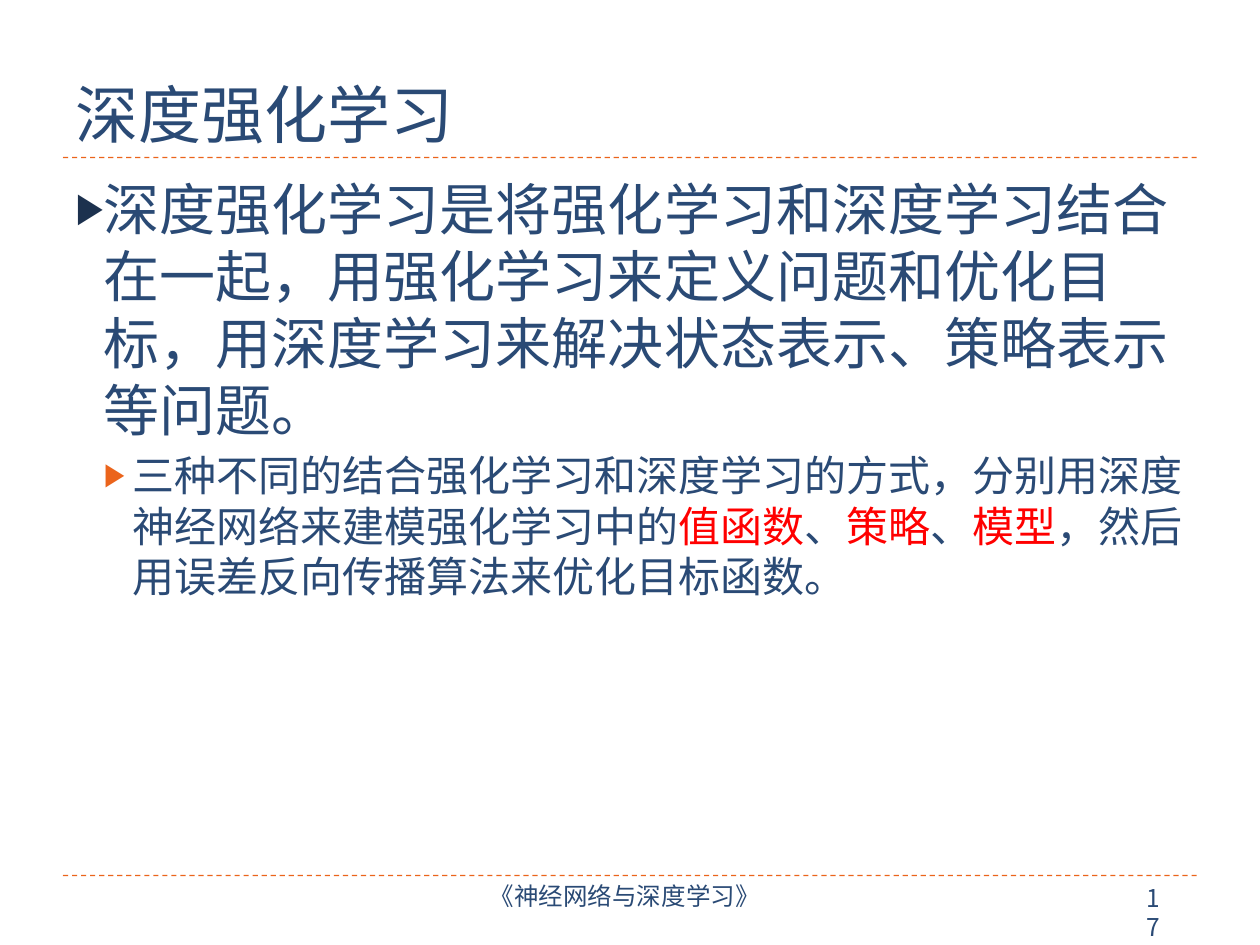
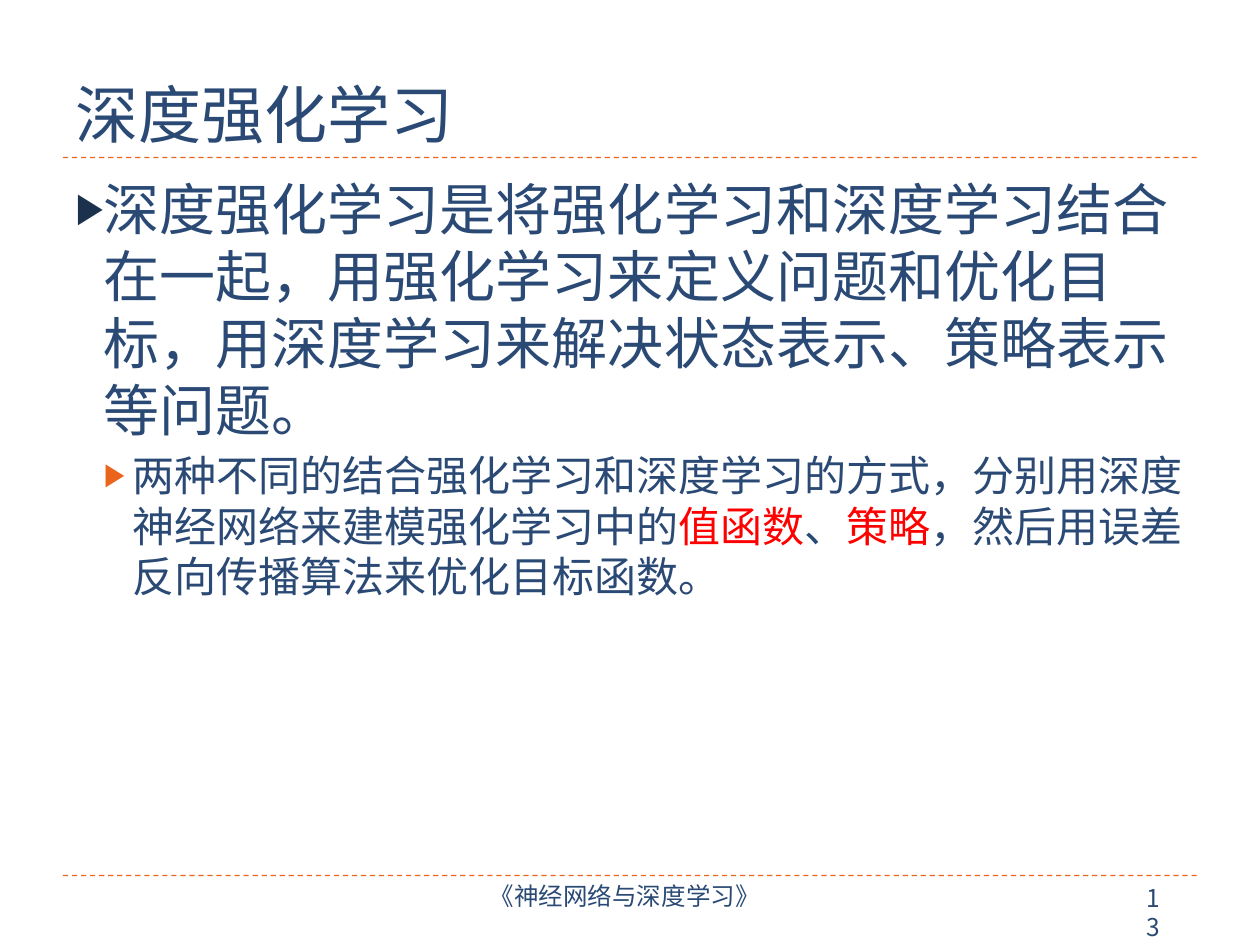
Before and after one commit to nndl/nndl.github.io, a slide deck: slide 13 of ppt/chap-深度强化学习.pptx (slide 17 before the commit). Drawn at 1260x945 pixels with LibreOffice and Linux fonts; fonts in the diff are those of the drawing. Boxes give left, top, right and bottom in pixels: in the first picture for what was removed or moved away, otherwise in the second. Text is boxed around its words. In the diff, an @@ line names an element or a change of style, - is before the commit and + after.

```diff
--- a/ppt/chap-深度强化学习.pptx
+++ b/ppt/chap-深度强化学习.pptx
@@ text at [132, 455, 1182, 596]: text changed @@
-  ▶ 三种不同的结合强化学习和深度学习的方式，分别用深度神经网络来建模强化学习中的值函数、策略、模型，然后用误差反向传播算法来优化目标函数。
+  ▶ 两种不同的结合强化学习和深度学习的方式，分别用深度神经网络来建模强化学习中的值函数、策略，然后用误差反向传播算法来优化目标函数。
@@ page number at [1134, 877, 1186, 920]: text changed @@
-17
+13
```
Also in this commit, not shown: 11 other slides changed, 18 slides added, 4 slides removed, 2 other files.
